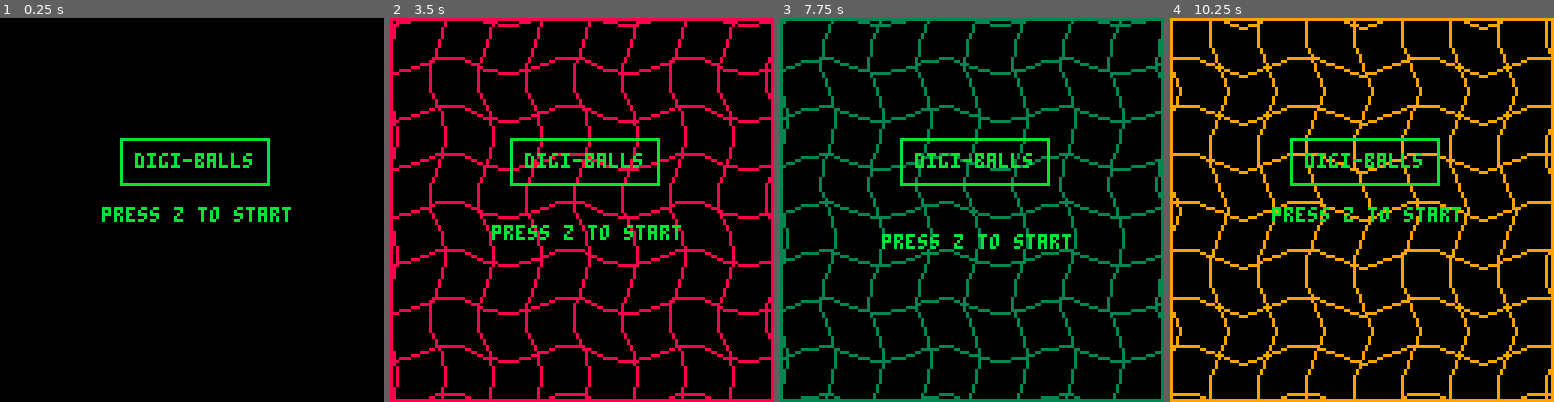
Above: before the commit, frames 1-4 (left to right).
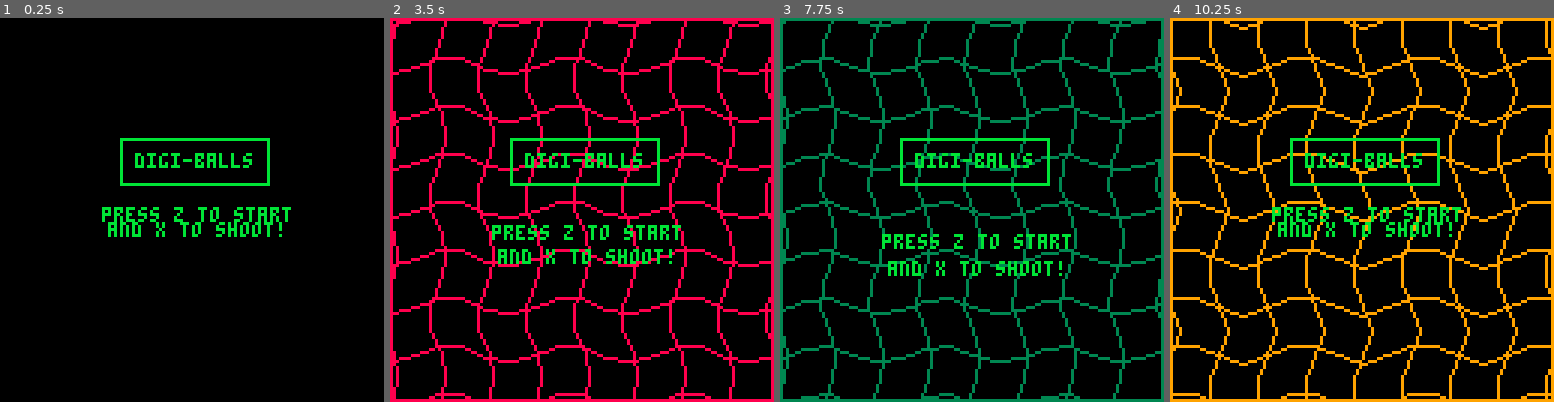
Above: after the commit, the same moments.

Repository: guttermage/Digiballs
Game: PICO-8 cartridge digiballs.p8
Same seed, same stepped clock (60 frames per second), same inputs: the game is played once before the commit and once after it.
Inputs:
- Up to frame 1 (0.25 s): no input
- Up to frame 2 (3.5 s): tap O (Z key) at 0.33, 0.7, 1.43, 2.22, 3.1 s; tap X (X key) at 1.07, 2.07, 2.4, 2.73, 3.07, 3.4 s; hold Left 1.97-2.37 s; hold Right from 2.87 s (still down)
- Up to frame 3 (7.75 s): release Right at 3.53 s; tap X (X key) every 0.33 s from 3.73 to 7.73 s; tap O (Z key) every 0.88 s from 3.98 to 7.52 s; hold Right 4.13-4.53 s; hold Left 5.13-5.8 s; hold Left 6.23-6.63 s; hold Right from 7.13 s (still down)
- Up to frame 4 (10.25 s): release Right at 7.8 s; tap X (X key) every 0.33 s from 8.07 to 10.07 s; hold Right 8.4-8.8 s; tap O (Z key) at 8.4, 9.28, 10.17 s; hold Left 9.4-10.07 s

The runs differ from the first frame. In frame 1, 0.7% of the frame differs, in the area x 28-74%, y 53-58%; in frame 2, 0.7%; in frame 3, 0.7%; in frame 4, 0.7%.

Commit message:
Add Explanation
Realize

Diff:
--- a/digiballs.p8
+++ b/digiballs.p8
@@ -241,6 +241,8 @@
 	print("\fbdigi-balls",45,45)
 	local bounce = sin(time()) * 5
 	print("press z to start",34,68+bounce)
+	local bounce = sin(time()) * 7
+	print("and x to shoot!", 36,75+bounce)
 
 --pressing z to draw game background--
 
